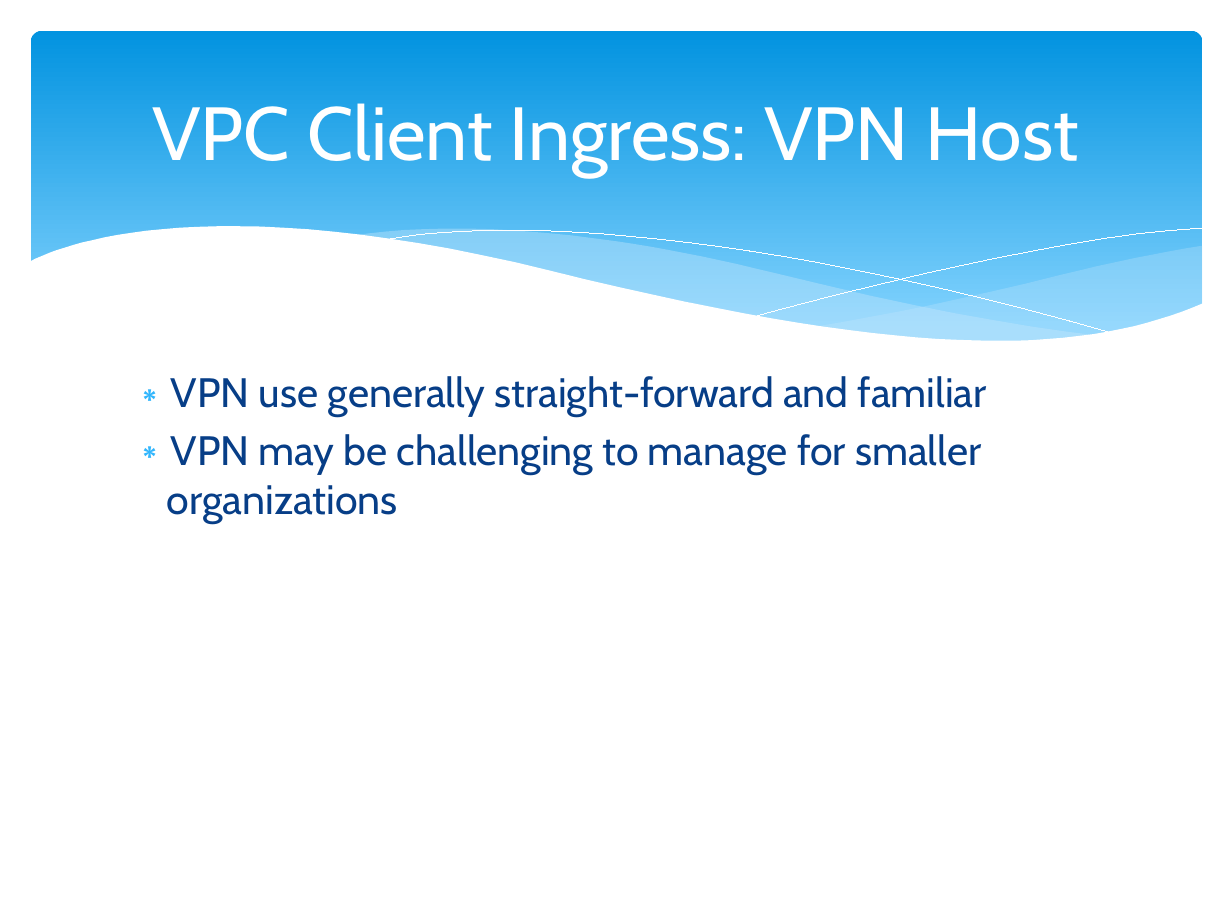
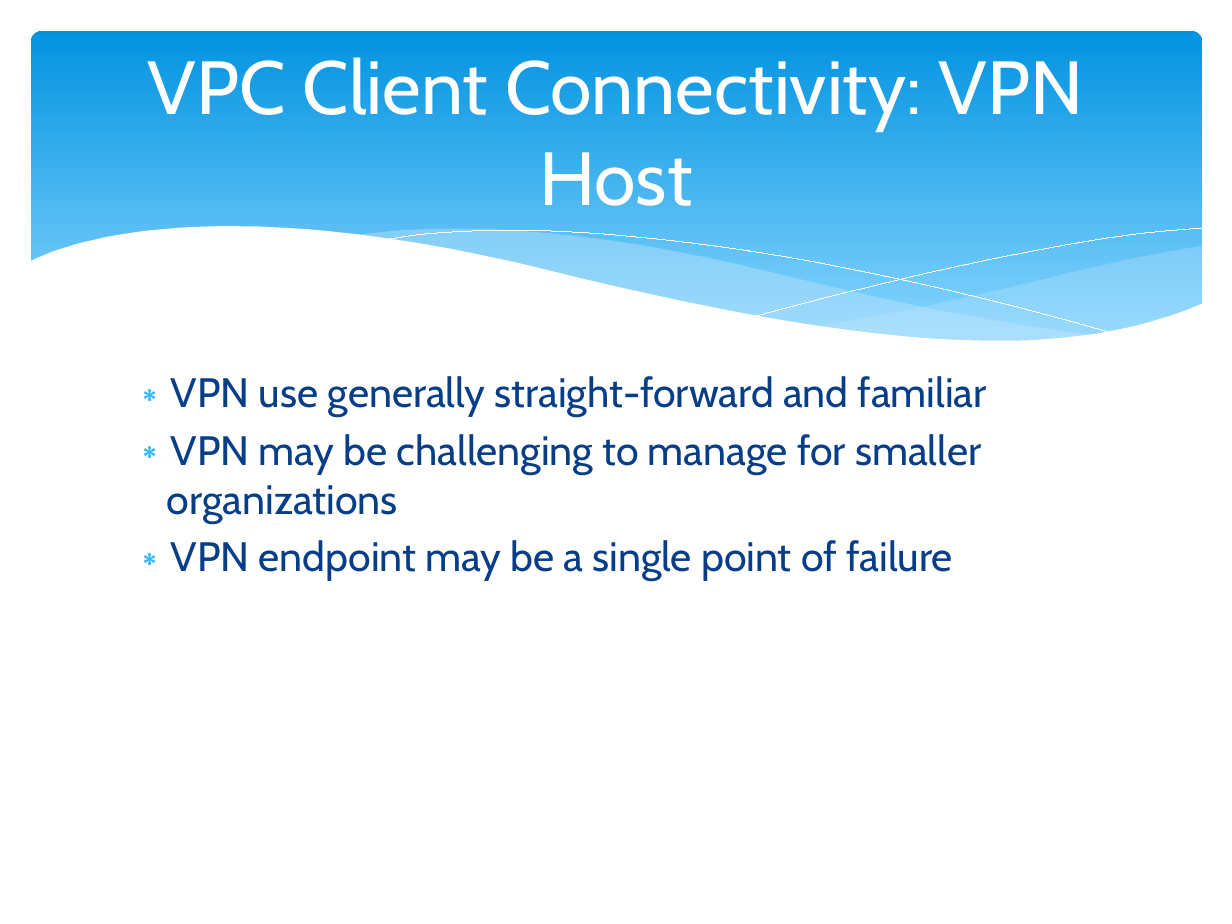
Before and after one commit to cloudavail/awstraining, a slide deck: slide 28 of aws-vpc/aws-vpc.pptx. Drawn at 1232x924 pixels with LibreOffice and Linux fonts; fonts in the diff are those of the drawing. Boxes give left, top, right and bottom in pixels: in the first picture for what was removed or moved away, otherwise in the second. Text is boxed around its words. In the diff, an @@ line names an element or a change of style, - is before the commit and + after.

Commit message:
VPC update - clarify connectivity options

```diff
--- a/aws-vpc/aws-vpc.pptx
+++ b/aws-vpc/aws-vpc.pptx
@@ title at (148,57,1084,206): text changed @@
-VPC Client Ingress: VPN Host
+VPC Client Connectivity: VPN Host
@@ text at (171,540,953,581): paragraph added @@
+∗ VPN endpoint may be a single point of failure
```
Also in this commit, not shown: 12 other slides changed.
